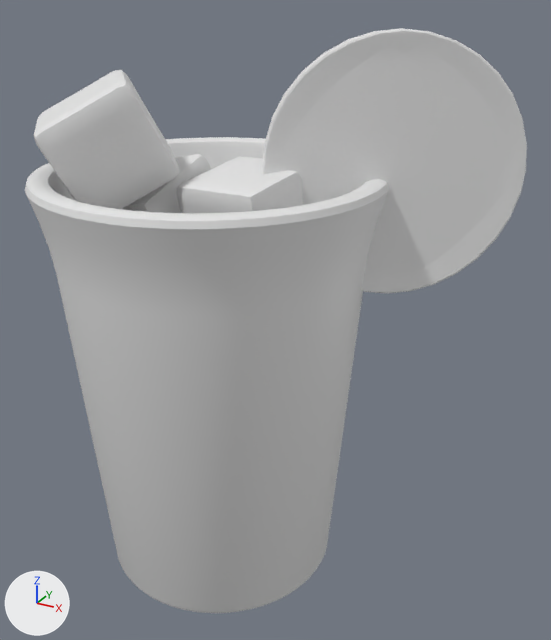
The OBJ model public/assets/drink-baked/blog0110.obj: old version first, new version second.
Camera for both pictures: a camera (50 mm lens) standing at (3.42, -5.13, 5.07) and looking at (0.54, 0.1, 2.46). The lights are fixed; the arrows at lower left show +X, +Y and +Z. The older version comes first. Where no turn or scale is listed for an object, it has been applied to the vertices.
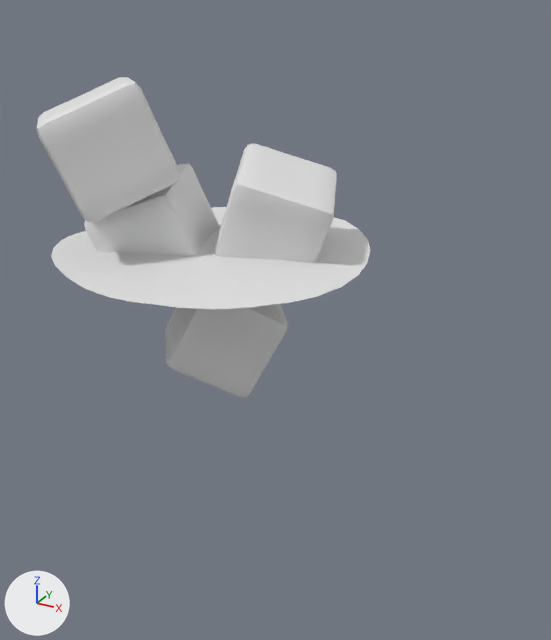
Pixel boxes [x1, y1, x2, y2] of what changed, in the pictures (551 x 640 px; the box of a moved part takes in the faces that stretch with it):
'Cylinder', deleted
    before: [25, 137, 389, 613]
'Circle.001', deleted
    before: [262, 28, 527, 294]
'Cube.003', reshaped
    before: [34, 70, 180, 209]
    after: [37, 77, 180, 222]
'Cube.002', reshaped
    before: [176, 156, 303, 213]
    after: [213, 144, 337, 263]
'Cube.001', reshaped
    before: [123, 154, 211, 213]
    after: [84, 164, 220, 302]
part 1 of me_cube, moved or reshaped (not visible before)
    after: [165, 304, 288, 398]
part 5 of me_plane, moved or reshaped (not visible before)
    after: [51, 207, 370, 309]

Diff of the bpy script that builds the scene:
```diff
--- a/public/assets/drink-baked/blog0110.obj.py
+++ b/public/assets/drink-baked/blog0110.obj.py
@@ me_cube @@
 # used by ob_cube; location = (0.0, 0.0, 0.0)
-me_cube.from_pydata(...)  # 386 vertices, 384 faces; spans x -0.65..0.621, y -0.633..0.618, z 1.772..2.883
+me_cube.from_pydata(...)  # 386 vertices, 384 faces; spans x -0.568..0.683, y -0.558..0.639, z 1.777..2.816
+# me_cube part 1: the whole mesh is multiplied about its middle by the matrix ((-0.935, -0.324, 0.145), (0.028, 0.338, 0.941), (-0.354, 0.883, -0.307)), then moved by (0.071, 0.049, -0.031)
@@ me_cube_001 @@
 # used by ob_cube_001; location = (0.0, 0.0, 0.0)
-me_cube_001.from_pydata(...)  # 386 vertices, 384 faces; spans x -0.987..0.042, y -0.532..0.557, z 2.661..3.775
+me_cube_001.from_pydata(...)  # 386 vertices, 384 faces; spans x -1.005..0.133, y -0.713..0.367, z 2.631..3.686
+# me_cube_001 part 2: the whole mesh is multiplied about its middle by the matrix ((0.887, -0.416, -0.198), (0.452, 0.869, 0.201), (0.088, -0.267, 0.96)), then moved by (0.036, -0.186, -0.06)
@@ me_cube_002 @@
 # used by ob_cube_002; location = (0.0, 0.0, 0.0)
-me_cube_002.from_pydata(...)  # 386 vertices, 384 faces; spans x -0.054..0.892, y -0.563..0.418, z 2.889..3.813
+me_cube_002.from_pydata(...)  # 386 vertices, 384 faces; spans x -0.094..1.09, y -0.351..0.716, z 2.792..3.877
+# me_cube_002 part 3: the whole mesh is multiplied about its middle by the matrix ((0.194, -0.942, 0.273), (-0.077, -0.292, -0.953), (0.978, 0.164, -0.129)), then moved by (0.079, 0.255, -0.016)
@@ me_cube_003 @@
 # used by ob_cube_003; location = (0.0, 0.0, 0.0)
-me_cube_003.from_pydata(...)  # 386 vertices, 384 faces; spans x -1.22..0.012, y -1.134..0.094, z 3.406..4.457
+me_cube_003.from_pydata(...)  # 386 vertices, 384 faces; spans x -1.175..0.048, y -1.159..0.035, z 3.409..4.435
+# me_cube_003 part 4: the whole mesh is multiplied about its middle by the matrix ((0.473, -0.476, -0.742), (-0.416, 0.621, -0.664), (0.777, 0.622, 0.096)), then moved by (0.041, -0.043, -0.009)
@@ me_plane @@
 # used by ob_plane; location = (0.0, 0.0, 0.0)
-me_plane.from_pydata(...)  # 264 vertices, 84 faces; spans x -1.3..1.3, y -1.3..1.3, z 3.01..3.1
+me_plane.from_pydata(...)  # 238 vertices, 179 faces; spans x -1.31..1.31, y -1.31..1.31, z 3.01..3.13
+# me_plane part 5: 12 vertices moved from x -1.29..1.29, y -1.3..1.3, z 3.03..3.07 to x -1.31..1.29, y -1.31..1.31, z 3.02..3.07; 190 vertices removed from x -1.3..1.3, y -1.3..1.3, z 3.01..3.1; 164 vertices added at x -1.31..1.31, y -1.29..1.29, z 3.01..3.13
@@ ob_circle_001 @@
-ob_circle_001 = bpy.data.objects.new('Circle.001', me_circle_001)
-ob_circle_001.location = (0.0, 0.0, 0.0)
@@ ob_cylinder @@
-ob_cylinder = bpy.data.objects.new('Cylinder', me_cylinder)
-ob_cylinder.location = (0.0, 0.0, 0.0)
```
